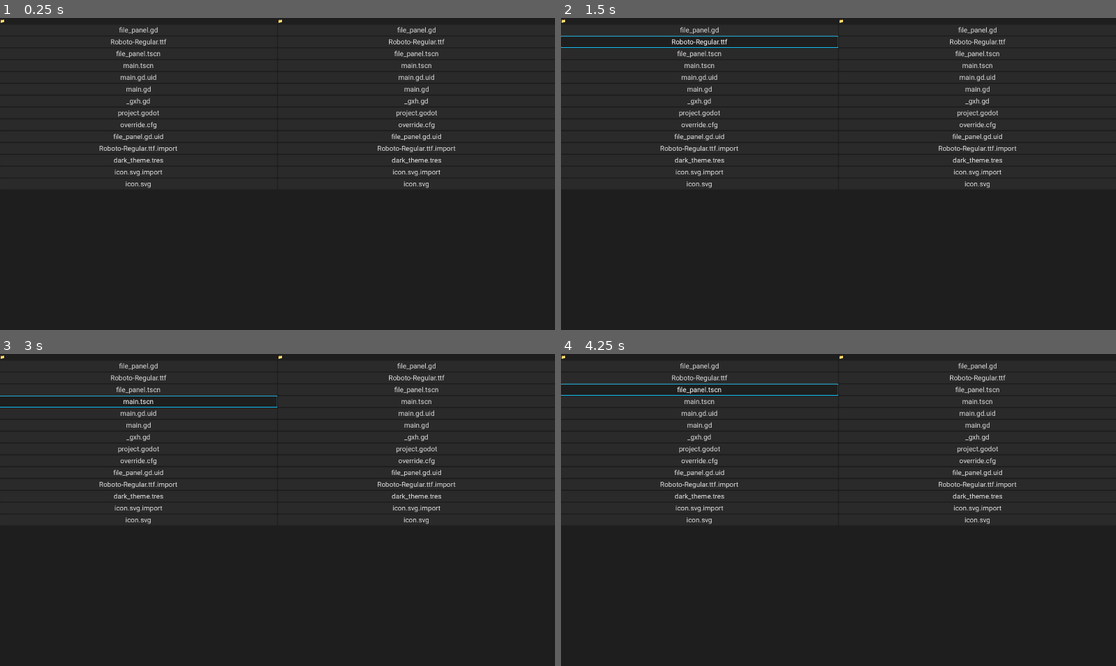
Above: before the commit, frames 1-4 (two rows, left to right).
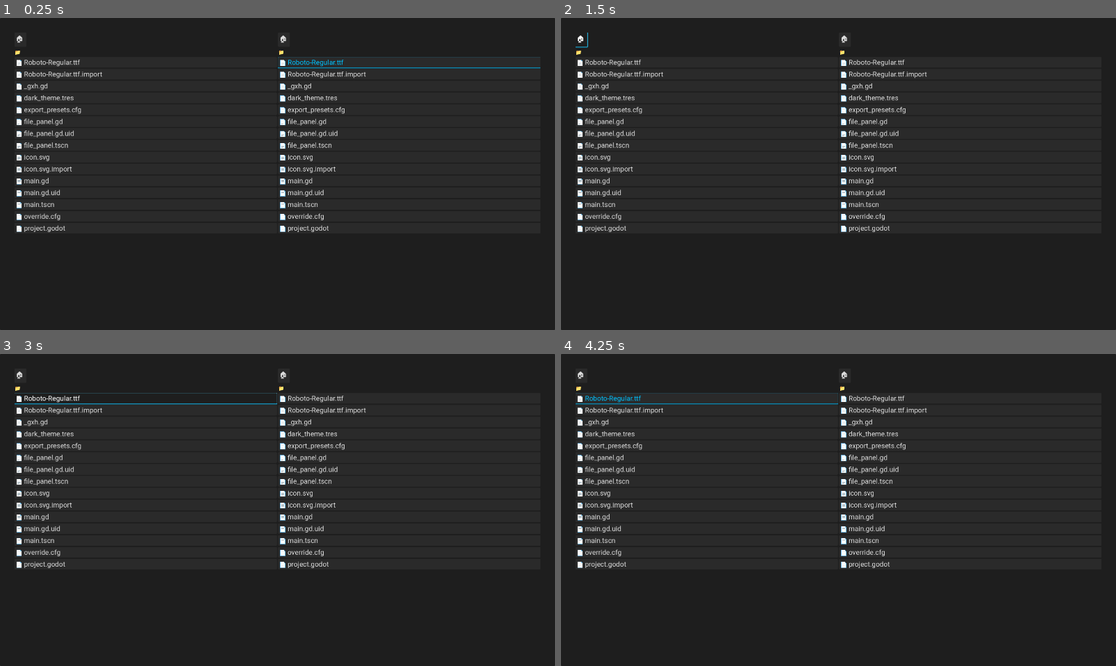
Above: after the commit, the same moments.

Repository: dbudyak/deckcommander
Game: Godot game, scene res://main.tscn
Two runs of this game, one before a commit and one after it. Both use one fixed random seed, a clock stepped at 60 frames per second and the inputs below.
Inputs (mouse positions are in pixels of both pictures, inside the frame that each line leads up to):
- Up to frame 1 (0.25 s): no input
- Up to frame 2 (1.5 s): click (699, 30) at 0.5 s, where only the run before the commit has a clickable "file_panel.gd"; click (583, 39) at 1.25 s, where only the run after the commit has a clickable "🏠"
- Up to frame 3 (3 s): click (138, 378) at 2 s, where only the run before the commit has a clickable "Roboto-Regular.ttf"; click (144, 397) at 2.75 s, where only the run after the commit has a clickable "📄 Roboto-Regular.ttf"
- Up to frame 4 (4.25 s): click (699, 388) at 3.5 s, where only the run before the commit has a clickable "file_panel.tscn"

The runs differ from the first frame. In frame 1, 4.8% of the frame differs, in the area x 0-98%, y 0-69%; in frame 2, 4.8%; in frame 3, 5.0%; in frame 4, 5.1%, in the area x 0-83%, y 0-69%.

Commit message:
sort files and folders

Diff:
--- a/dark_theme.tres
+++ b/dark_theme.tres
@@ -84,20 +84,20 @@
 [sub_resource type="StyleBoxEmpty" id="StyleBoxEmpty_2jabw"]
 
 [sub_resource type="StyleBoxFlat" id="StyleBoxFlat_7scd8"]
-content_margin_left = 0.0
-content_margin_top = 0.0
-content_margin_right = 0.0
-content_margin_bottom = 0.0
+content_margin_left = 20.0
+content_margin_top = 20.0
+content_margin_right = 20.0
+content_margin_bottom = 20.0
 bg_color = Color(0.117647, 0.117647, 0.117647, 1)
 corner_radius_top_left = 3
 corner_radius_top_right = 3
 corner_radius_bottom_right = 3
 corner_radius_bottom_left = 3
 corner_detail = 5
-expand_margin_left = 5.0
-expand_margin_top = 5.0
-expand_margin_right = 5.0
-expand_margin_bottom = 5.0
+expand_margin_left = 50.0
+expand_margin_top = 50.0
+expand_margin_right = 50.0
+expand_margin_bottom = 50.0
 
 [sub_resource type="StyleBoxFlat" id="StyleBoxFlat_4sa7s"]
 content_margin_left = 4.0
@@ -161,7 +161,7 @@
 Label/constants/shadow_offset_x = 1
 Label/constants/shadow_offset_y = 1
 Label/constants/shadow_outline_size = 1
-Label/font_sizes/font_size = 16
+Label/font_sizes/font_size = 22
 Label/fonts/font = ExtResource("1_c1cel")
 Label/styles/normal = SubResource("StyleBoxEmpty_2jabw")
 Panel/styles/panel = SubResource("StyleBoxFlat_7scd8")
--- a/file_panel.gd
+++ b/file_panel.gd
@@ -25,29 +25,47 @@
 
 	current_path_label.text = "📁 " + current_path
 
-	var dir = DirAccess.open(current_path)
+	var dir : DirAccess = DirAccess.open(current_path)
 	if dir == null:
 		return
 
 	dir.list_dir_begin()
 	var file_name = dir.get_next()
 
+	var files : Array[String] = []
+	var dirs : Array[String] = []
+
 	while file_name != "":
 		if file_name != "." and file_name != "..":
-			var is_dir = dir.current_is_dir()
-			var btn = Button.new()
-			btn.text = ("[DIR] " if is_dir else "") + file_name
-			btn.size_flags_horizontal = Control.SIZE_EXPAND_FILL
-			btn.focus_mode = Control.FOCUS_ALL
+			if dir.current_is_dir():
+				dirs.append(file_name)
+			else:
+				files.append(file_name)
 
-			btn.connect(
-				"pressed",
-				Callable(self, "_on_file_pressed").bind(file_name, is_dir)
-			)
-			file_list.add_child(btn)
 		file_name = dir.get_next()
-	dir.list_dir_end()
 
+	dirs.sort()
+	for file : String in dirs:
+		file_list.add_child(build_file_item(file, true))
+
+	files.sort()
+	for file : String in files:
+		file_list.add_child(build_file_item(file, false))
+
+	var first_button : Button = file_list.get_child(0)
+	first_button.grab_focus()
+
+func build_file_item(file_name: String, is_dir: bool) -> Button:
+	var btn = Button.new()
+	btn.text = ("📁 " if is_dir else "📄 ") + file_name
+	btn.alignment = HORIZONTAL_ALIGNMENT_LEFT
+	btn.size_flags_horizontal = Control.SIZE_EXPAND_FILL
+	btn.focus_mode = Control.FOCUS_ALL
+	btn.connect(
+		"pressed",
+		Callable(self, "_on_file_pressed").bind(file_name, is_dir)
+	)
+	return btn
 
 func _on_file_pressed(file_name: String, is_dir: bool):
 	if is_dir:
--- a/file_panel.tscn
+++ b/file_panel.tscn
@@ -13,6 +13,13 @@
 size_flags_vertical = 3
 script = ExtResource("1_4wi4a")
 
+[node name="HBoxContainer" type="HBoxContainer" parent="."]
+layout_mode = 2
+
+[node name="Button" type="Button" parent="HBoxContainer"]
+layout_mode = 2
+text = "🏠 "
+
 [node name="CurrentPathLabel" type="Label" parent="."]
 layout_mode = 2
 size_flags_vertical = 8
--- a/main.gd
+++ b/main.gd
@@ -22,7 +22,7 @@
 
 func toggle_active_panel():
 	if active_panel == "left":
-		active_panel = "right"
+		active_panel = "aright"
 		left_panel.is_focused = false
 		right_panel.is_focused = true
 		right_panel.grab_focus()
--- a/main.tscn
+++ b/main.tscn
@@ -19,6 +19,10 @@
 anchors_preset = 15
 anchor_right = 1.0
 anchor_bottom = 1.0
+offset_left = 50.0
+offset_top = 50.0
+offset_right = -50.0
+offset_bottom = -50.0
 grow_horizontal = 2
 grow_vertical = 2
 
--- a/project.godot
+++ b/project.godot
@@ -22,6 +22,24 @@
 window/size/viewport_height=1080
 window/size/borderless=true
 
+[input]
+
+ui_accept={
+"deadzone": 0.5,
+"events": [Object(InputEventKey,"resource_local_to_scene":false,"resource_name":"","device":0,"window_id":0,"alt_pressed":false,"shift_pressed":false,"ctrl_pressed":false,"meta_pressed":false,"pressed":false,"keycode":4194309,"physical_keycode":0,"key_label":0,"unicode":0,"location":0,"echo":false,"script":null)
+, Object(InputEventKey,"resource_local_to_scene":false,"resource_name":"","device":0,"window_id":0,"alt_pressed":false,"shift_pressed":false,"ctrl_pressed":false,"meta_pressed":false,"pressed":false,"keycode":4194310,"physical_keycode":0,"key_label":0,"unicode":0,"location":0,"echo":false,"script":null)
+, Object(InputEventKey,"resource_local_to_scene":false,"resource_name":"","device":0,"window_id":0,"alt_pressed":false,"shift_pressed":false,"ctrl_pressed":false,"meta_pressed":false,"pressed":false,"keycode":32,"physical_keycode":0,"key_label":0,"unicode":32,"location":0,"echo":false,"script":null)
+, Object(InputEventJoypadButton,"resource_local_to_scene":false,"resource_name":"","device":-1,"button_index":0,"pressure":0.0,"pressed":false,"script":null)
+]
+}
+ui_text_backspace={
+"deadzone": 0.5,
+"events": [Object(InputEventKey,"resource_local_to_scene":false,"resource_name":"","device":0,"window_id":0,"alt_pressed":false,"shift_pressed":false,"ctrl_pressed":false,"meta_pressed":false,"pressed":false,"keycode":4194308,"physical_keycode":0,"key_label":0,"unicode":0,"location":0,"echo":false,"script":null)
+, Object(InputEventKey,"resource_local_to_scene":false,"resource_name":"","device":0,"window_id":0,"alt_pressed":false,"shift_pressed":true,"ctrl_pressed":false,"meta_pressed":false,"pressed":false,"keycode":4194308,"physical_keycode":0,"key_label":0,"unicode":0,"location":0,"echo":false,"script":null)
+, Object(InputEventJoypadButton,"resource_local_to_scene":false,"resource_name":"","device":-1,"button_index":1,"pressure":0.0,"pressed":false,"script":null)
+]
+}
+
 [rendering]
 
 renderer/rendering_method="gl_compatibility"
Not shown, added: export_presets.cfg
Not shown, changed: .gitignore
